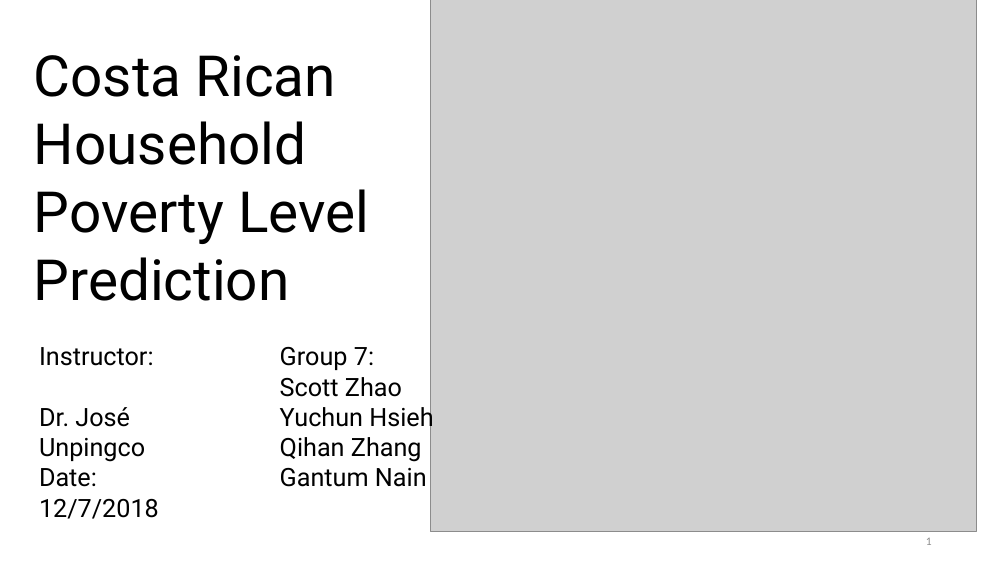
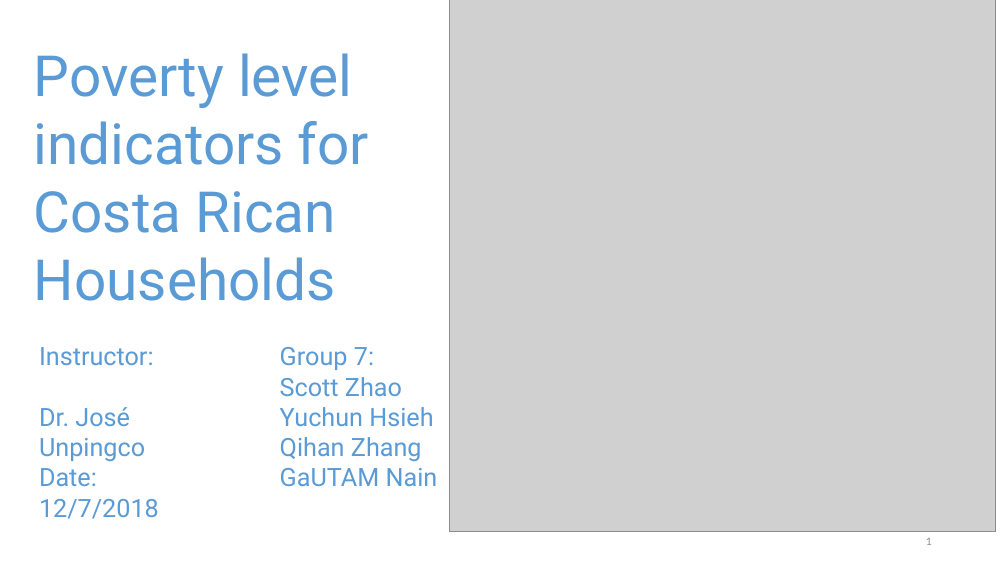
Before and after one commit to zhaomh1998/ece143, a slide deck: slide 1 of ECE143 presentation.pptx. Drawn at 1008x567 pixels with LibreOffice and Linux fonts; fonts in the diff are those of the drawing; grey boxes stand for pictures. Boxes give left, top, right and bottom in pixels: in the first picture for what was removed or moved away, otherwise in the second. Text is boxed around its words. In the diff, an @@ line names an element or a change of style, - is before the commit and + after.

```diff
--- a/ECE143 presentation.pptx
+++ b/ECE143 presentation.pptx
@@ picture: place and size @@
-picture at [430, 0, 976, 532]
+picture at [450, 0, 996, 532]
@@ text at [34, 53, 369, 301]: text changed; text colour #000000 to #5B9BD5 @@
-Costa Rican Household Poverty Level Prediction
+Poverty level indicators for Costa Rican Households
@@ text "Instructor:" at [39, 347, 159, 519]: text colour #000000 to #5B9BD5 @@
@@ text at [280, 347, 433, 461]: text colour #000000 to #5B9BD5 in "Group 7:", "Scott Zhao", "Yuchun Hsieh", "Qihan Zhang" @@
@@ text at [280, 468, 438, 486]: text changed; text colour #000000 to #5B9BD5 @@
-Gantum Nain
+GaUTAM Nain
```
Also in this commit, not shown: 4 other slides changed, 10 slides added, 4 slides removed.
